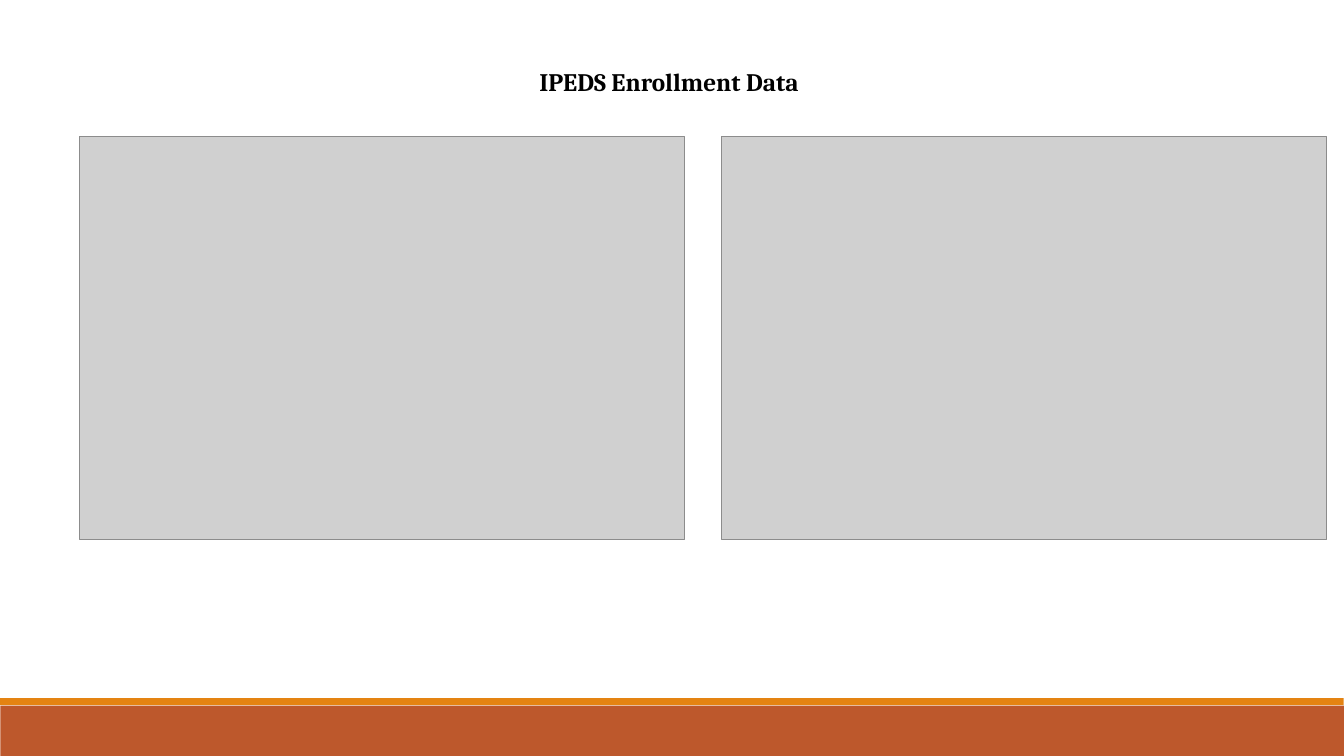
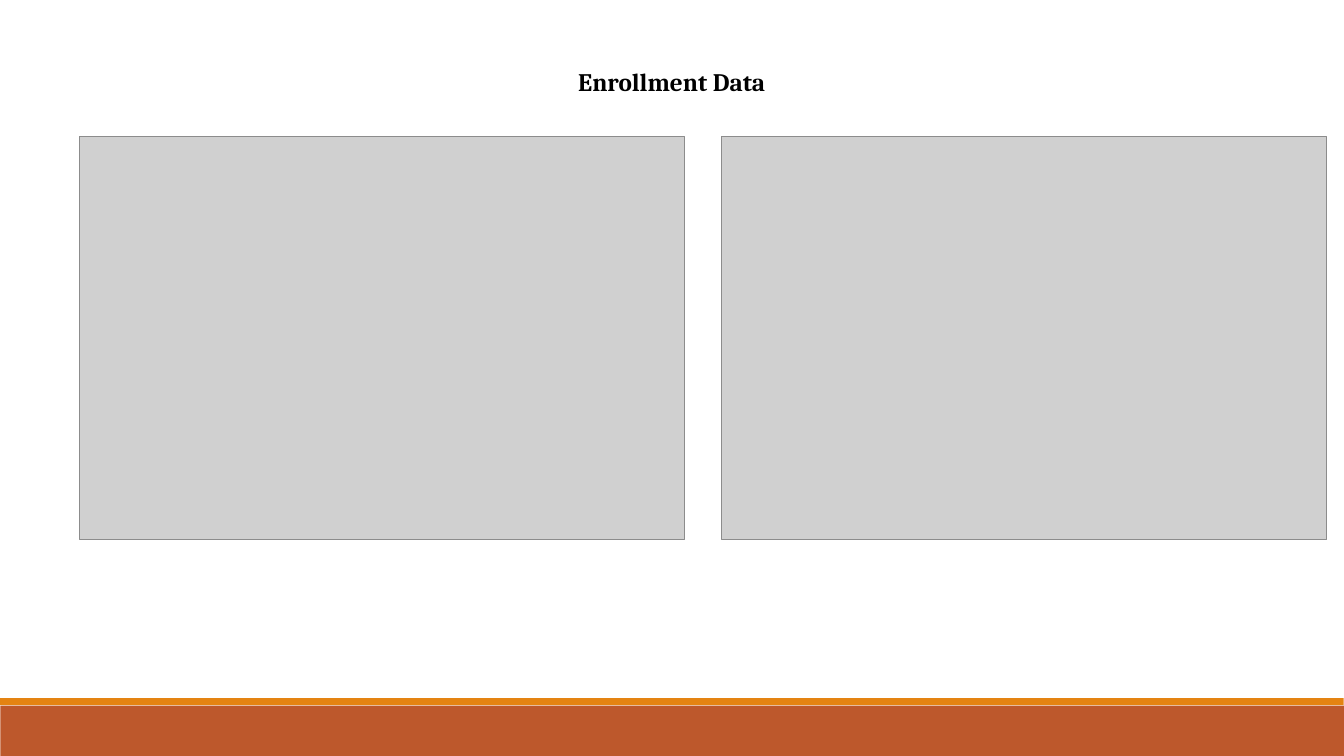
Before and after one commit to grahamb001/Project1, a slide deck: slide 8 of Project 1 Presentation Templatebg_ap.pptx (slide 13 before the commit). Drawn at 1344x756 pixels with LibreOffice and Linux fonts; fonts in the diff are those of the drawing; grey boxes stand for pictures. Boxes give left, top, right and bottom in pixels: in the first picture for what was removed or moved away, otherwise in the second. Text is boxed around its words. In the diff, an @@ line names an element or a change of style, - is before the commit and + after.

```diff
--- a/Project 1 Presentation Templatebg_ap.pptx
+++ b/Project 1 Presentation Templatebg_ap.pptx
@@ text at (578,73,765,91): text changed @@
-IPEDS Enrollment Data
+Enrollment Data
```
Also in this commit, not shown: 3 other slides changed, 6 slides added, 8 slides removed.
